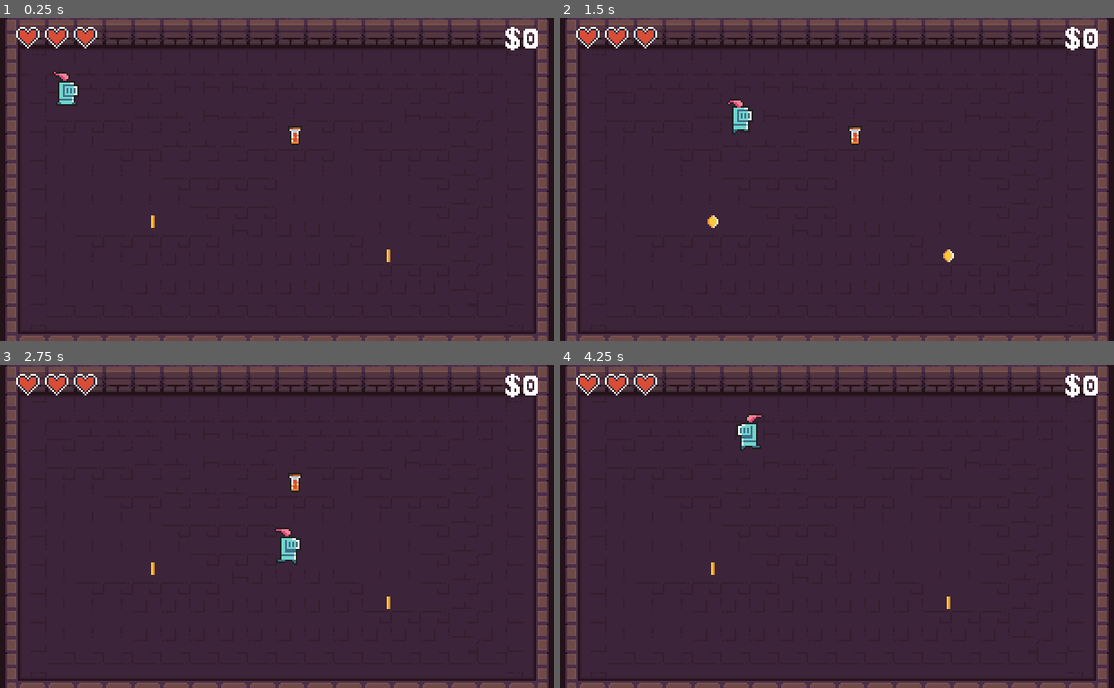
Above: before the commit, frames 1-4 (two rows, left to right).
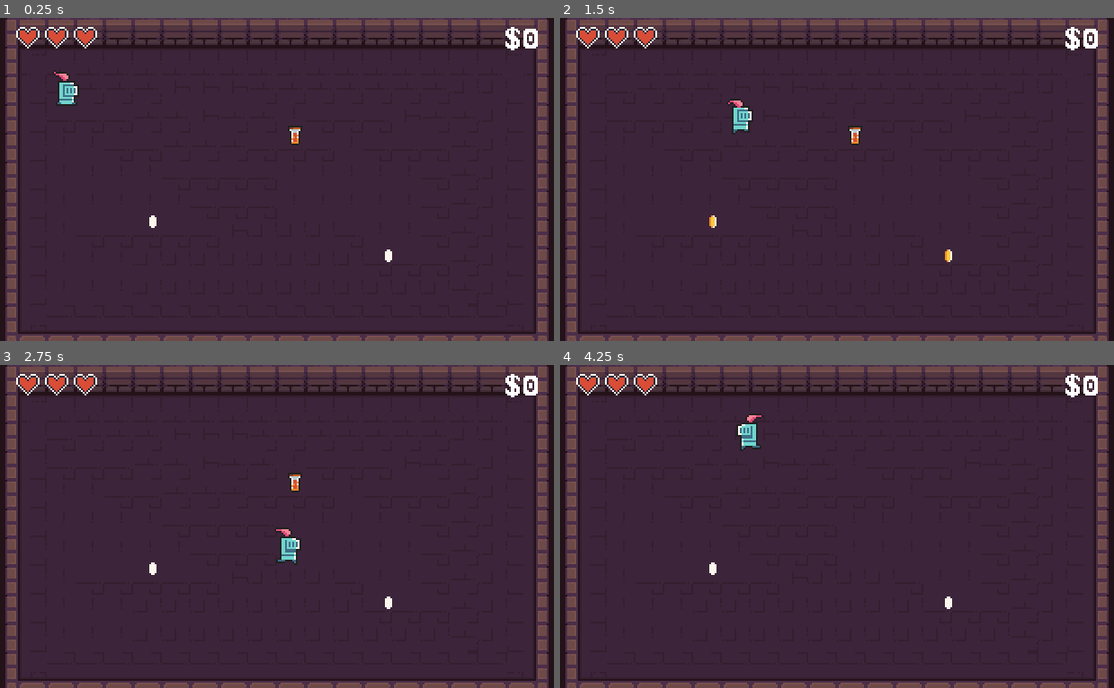
Above: after the commit, the same moments.

Repository: eleniums/dungeon-crawler
Game: Godot game, scene res://levels/sandbox/Sandbox.tscn
Two runs of this game, one before a commit and one after it. Both use one fixed random seed, a clock stepped at 60 frames per second and the inputs below.
Inputs:
- Up to frame 1 (0.25 s): no input
- Up to frame 2 (1.5 s): hold Right (ui_right) 0.53-1.28 s; hold Down (ui_down) from 1.28 s (still down)
- Up to frame 3 (2.75 s): release Down (ui_down) at 2.03 s; hold Right (ui_right) from 2.03 s (still down)
- Up to frame 4 (4.25 s): release Right (ui_right) at 2.78 s; hold Up (ui_up) 2.78-3.53 s; hold Left (ui_left) from 3.53 s (still down)

The runs differ from the first frame. In frame 1, less than 0.1% of the frame differs, in the area x 26-71%, y 61-76%; in frame 2, less than 0.1%; in frame 3, less than 0.1%; in frame 4, less than 0.1%.

Commit message:
Fix z order so player is on top of items

Diff:
--- a/doodads/coin/Coin.tscn
+++ b/doodads/coin/Coin.tscn
@@ -37,7 +37,6 @@
 
 [node name="AnimatedSprite" type="AnimatedSprite" parent="."]
 frames = SubResource( 5 )
-frame = 1
 playing = true
 
 [node name="CollisionShape2D" type="CollisionShape2D" parent="."]
--- a/levels/sandbox/Sandbox.tscn
+++ b/levels/sandbox/Sandbox.tscn
@@ -887,8 +887,9 @@
 
 [node name="PlayerKnight" parent="." instance=ExtResource( 2 )]
 position = Vector2( 43, 33 )
-
-[node name="Items" type="Node" parent="."]
+z_index = 1
+
+[node name="Items" type="Node2D" parent="."]
 
 [node name="Coin" parent="Items" instance=ExtResource( 3 )]
 position = Vector2( 222, 132 )
@@ -899,7 +900,8 @@
 [node name="HealthPotion" parent="Items" instance=ExtResource( 7 )]
 position = Vector2( 170, 64 )
 
-[node name="HUD" type="Node" parent="."]
+[node name="HUD" type="Node2D" parent="."]
+z_index = 2
 
 [node name="Money" type="Label" parent="HUD"]
 margin_left = 215.0
